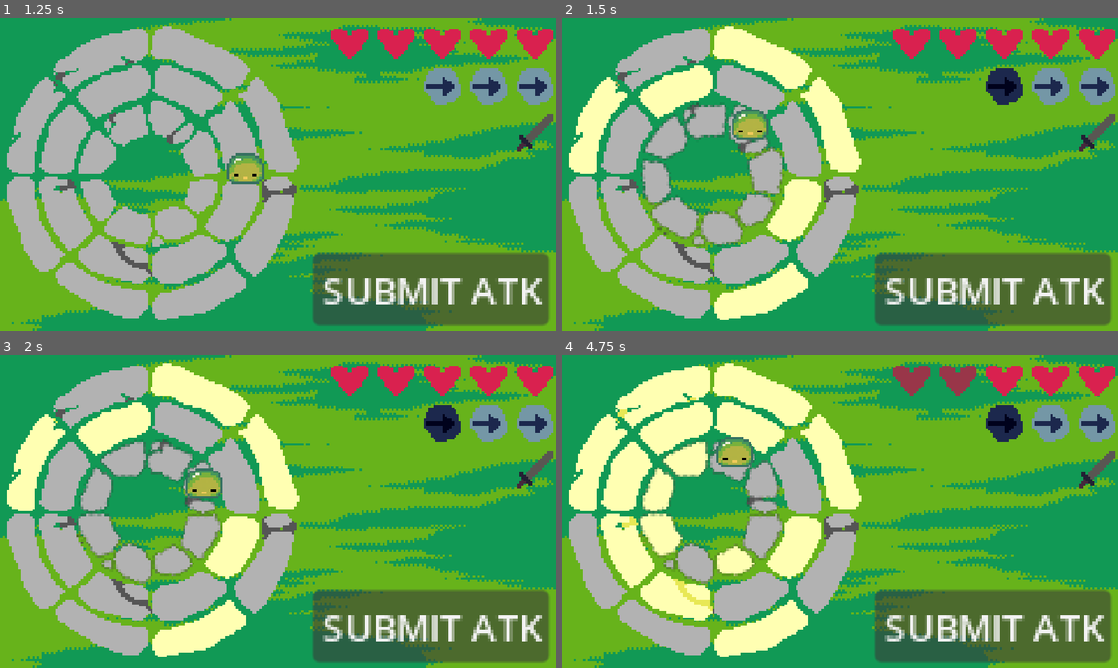
Above: before the commit, frames 1-4 (two rows, left to right).
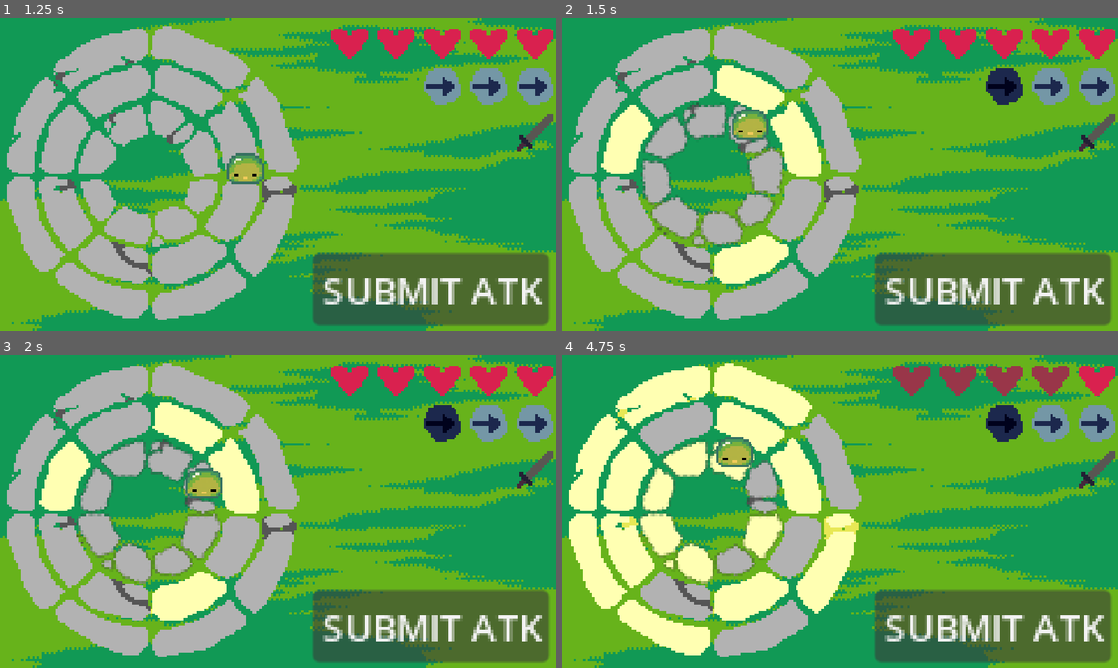
Above: after the commit, the same moments.

Repository: theophylaktos/sanocho-ygda-jam-2026
Game: Godot game, scene res://main/main.tscn
The game is run twice, just before and just after one commit, with the same random seed, the same clock (stepped at 60 frames per second) and the same inputs.
Inputs:
- Up to frame 1 (1.25 s): click "SUBMIT ATK" at 0.5 s
- Up to frame 2 (1.5 s): tap Enter (start) at 1.25 s; hold D (ring_right) from 1.28 s (still down); tap Space (location) at 1.35 s
- Up to frame 3 (2 s): keep holding D (ring_right)
- Up to frame 4 (4.75 s): release D (ring_right) at 2.03 s; hold S (move_down) 2.03-2.78 s; tap Enter (start) at 2.1, 3.5, 4.35 s; hold D (ring_right) 2.78-3.53 s; tap R (toggle) at 2.85 s; hold W (move_up) 3.53-4.28 s; tap Space (location) at 3.6 s; hold Q (ring_left) from 4.28 s (still down)

Frame 1 is identical in both runs. In frame 2, 14% of the frame differs, in the area x 1-54%, y 2-97%; in frame 3, 14%; in frame 4, 17%, in the area x 1-92%, y 3-97%.
Error in both runs: Invalid assignment of property or key 'texture' with value of type 'CompressedTexture2D' on a base object of type 'null instance'. (res://main/ui.gd:46)

Commit message:
made it possible to beat level 1 without taking damage

Diff:
--- a/globals/round_manager/round_manager.tscn
+++ b/globals/round_manager/round_manager.tscn
@@ -10,8 +10,8 @@
 [node name="RoundManager" type="Node" unique_id=330263800]
 script = ExtResource("1_7qxc4")
 rounds = Dictionary[int, Array]({
-0: [ExtResource("2_jr4ve"), ExtResource("2_jr4ve")],
-1: [ExtResource("2_jr4ve"), ExtResource("2_jr4ve"), ExtResource("3_ath2p")],
+0: [ExtResource("3_ath2p"), ExtResource("3_ath2p")],
+1: [ExtResource("2_jr4ve"), ExtResource("3_ath2p"), ExtResource("3_ath2p")],
 2: [ExtResource("3_ath2p"), ExtResource("3_ath2p"), ExtResource("2_jr4ve"), ExtResource("2_jr4ve")],
 3: [ExtResource("2_jr4ve"), ExtResource("2_jr4ve"), ExtResource("3_ath2p"), ExtResource("4_f3jt3")],
 4: [ExtResource("2_jr4ve"), ExtResource("2_jr4ve"), ExtResource("4_f3jt3"), ExtResource("4_f3jt3")],
